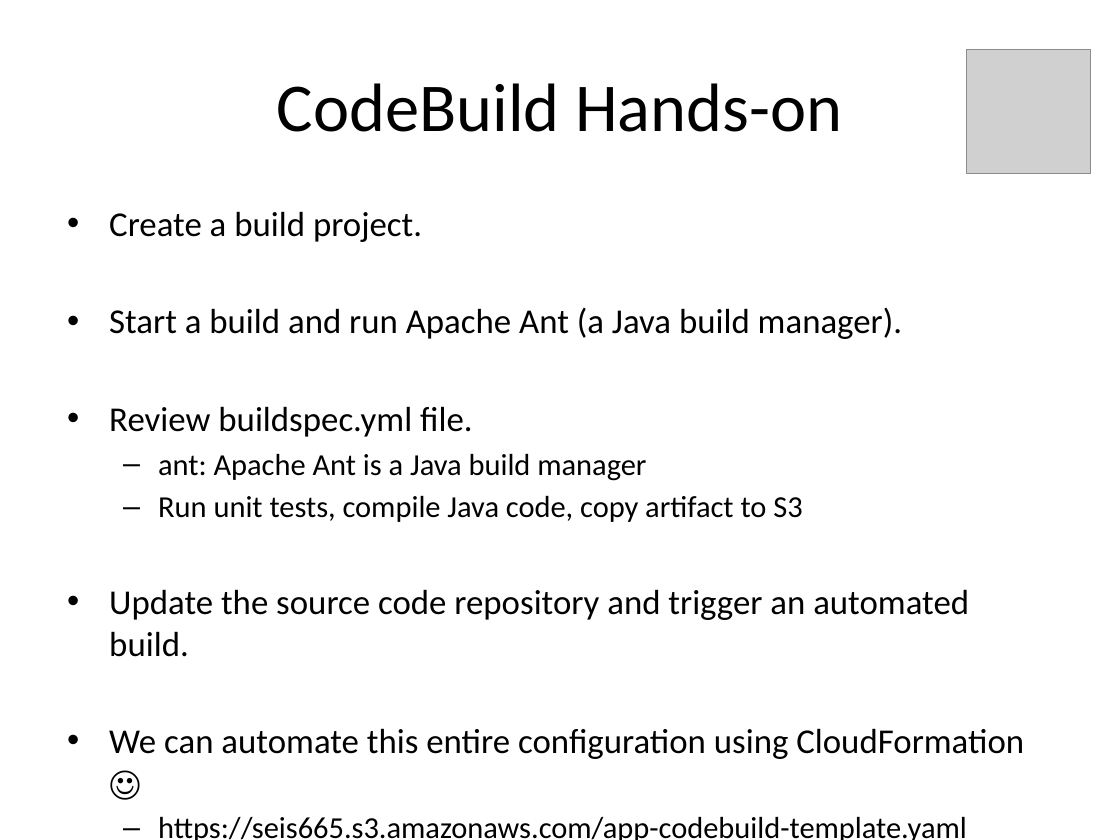
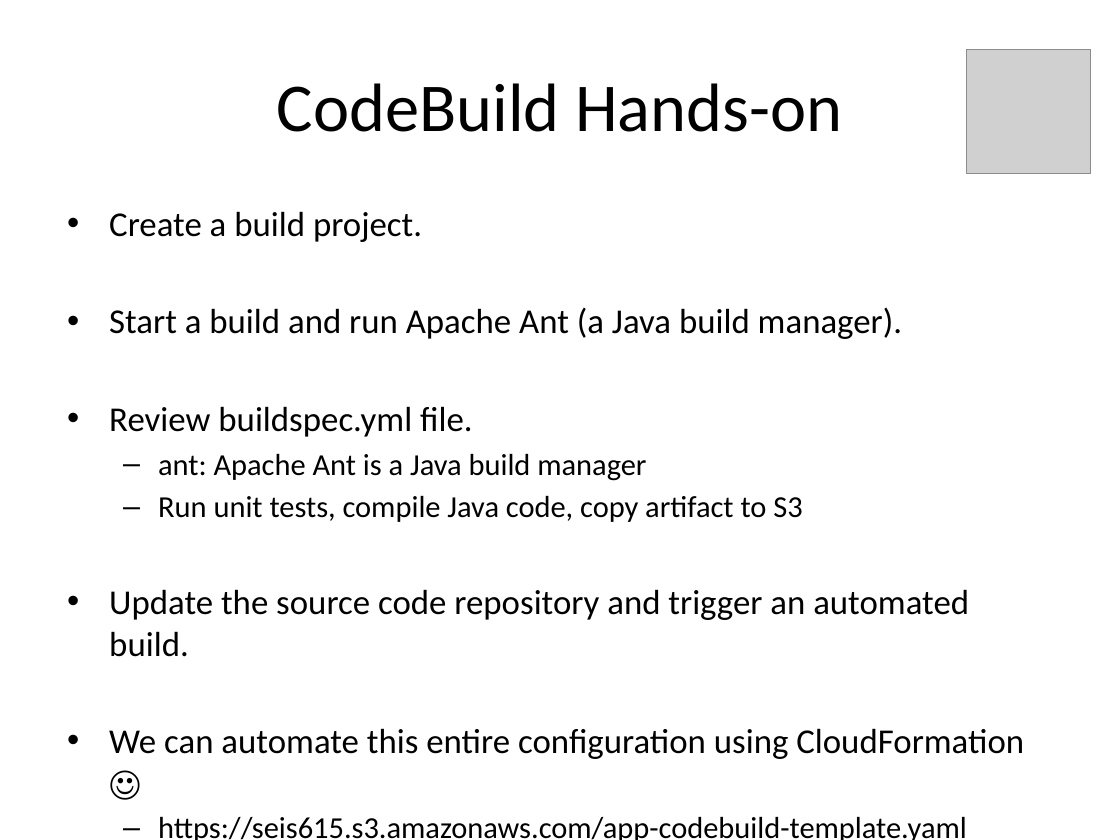
Before and after one commit to jasondbaker/infrastructure-class, a slide deck: slide 26 of lectures/infrastructure-week-10.pptx. Drawn at 1120x840 pixels with LibreOffice and Linux fonts; fonts in the diff are those of the drawing; grey boxes stand for pictures. Boxes give left, top, right and bottom in pixels: in the first picture for what was removed or moved away, otherwise in the second. Text is boxed around its words. In the diff, an @@ line names an element or a change of style, - is before the commit and + after.

```diff
--- a/lectures/infrastructure-week-10.pptx
+++ b/lectures/infrastructure-week-10.pptx
@@ text at (158,817,967,840): text changed @@
-  – https://seis665.s3.amazonaws.com/app-codebuild-template.yaml
+  – https://seis615.s3.amazonaws.com/app-codebuild-template.yaml
```
Also in this commit, not shown: 3 other slides changed, 7 other files.
